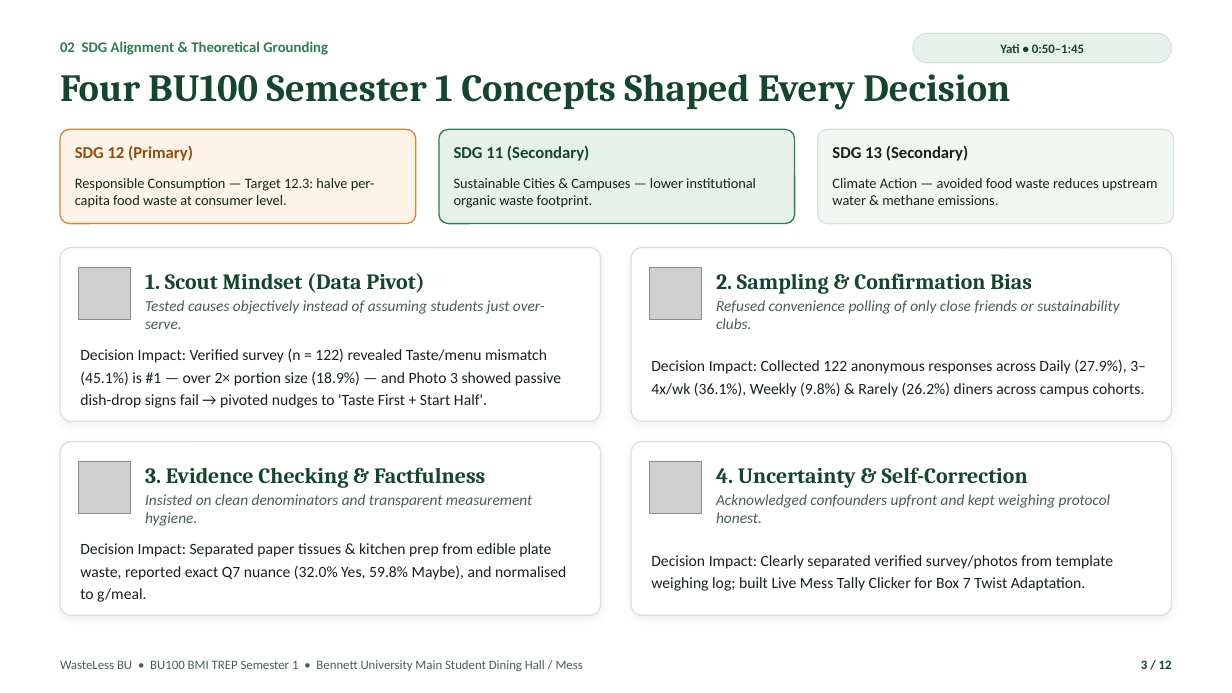
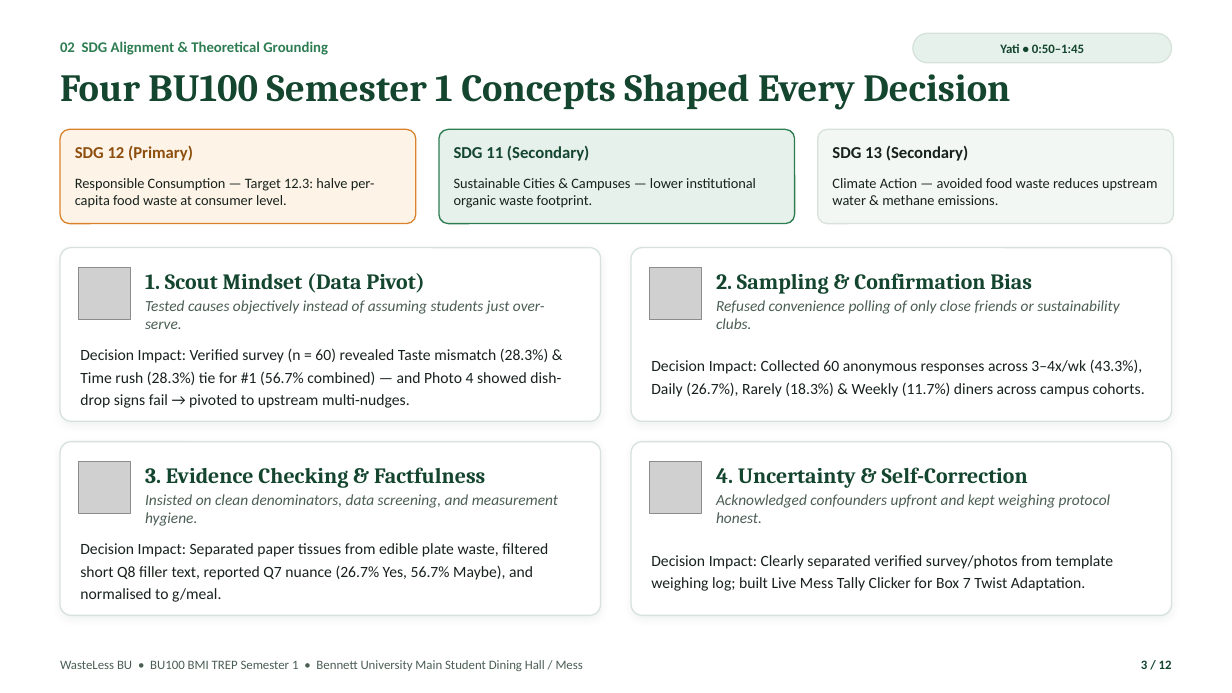
Before and after one commit to PRIYANSHVERMA-droid/wasteless-bu, a slide deck: slide 3 of WasteLess_BU_Pitch_Deck.pptx. Drawn at 1232x693 pixels with LibreOffice and Linux fonts; fonts in the diff are those of the drawing; grey boxes stand for pictures. Boxes give left, top, right and bottom in pixels: in the first picture for what was removed or moved away, otherwise in the second. Text is boxed around its words. In the diff, an @@ line names an element or a change of style, - is before the commit and + after.

Commit message:
Replace survey dataset with verified n=60 Google Forms CSV across website, posters, DOCX dossier, and PPTX pitch deck

```diff
--- a/WasteLess_BU_Pitch_Deck.pptx
+++ b/WasteLess_BU_Pitch_Deck.pptx
@@ text at [80, 348, 561, 408]: text changed @@
-Decision Impact: Verified survey (n = 122) revealed Taste/menu mismatch (45.1%) is #1 — over 2× portion size (18.9%) — and Photo 3 showed passive dish-drop signs fail → pivoted nudges to 'Taste First + Start Half'.
+Decision Impact: Verified survey (n = 60) revealed Taste mismatch (28.3%) & Time rush (28.3%) tie for #1 (56.7% combined) — and Photo 4 showed dish-drop signs fail → pivoted to upstream multi-nudges.
@@ text at [651, 360, 1145, 397]: text changed @@
-Decision Impact: Collected 122 anonymous responses across Daily (27.9%), 3–4x/wk (36.1%), Weekly (9.8%) & Rarely (26.2%) diners across campus cohorts.
+Decision Impact: Collected 60 anonymous responses across 3–4x/wk (43.3%), Daily (26.7%), Rarely (18.3%) & Weekly (11.7%) diners across campus cohorts.
@@ text at [145, 494, 558, 526]: text changed @@
-Insisted on clean denominators and transparent measurement hygiene.
+Insisted on clean denominators, data screening, and measurement hygiene.
@@ text at [80, 543, 548, 602]: text changed @@
-Decision Impact: Separated paper tissues & kitchen prep from edible plate waste, reported exact Q7 nuance (32.0% Yes, 59.8% Maybe), and normalised to g/meal.
+Decision Impact: Separated paper tissues from edible plate waste, filtered short Q8 filler text, reported Q7 nuance (26.7% Yes, 56.7% Maybe), and normalised to g/meal.
```
Also in this commit, not shown: 6 other slides changed, 9 other files.
